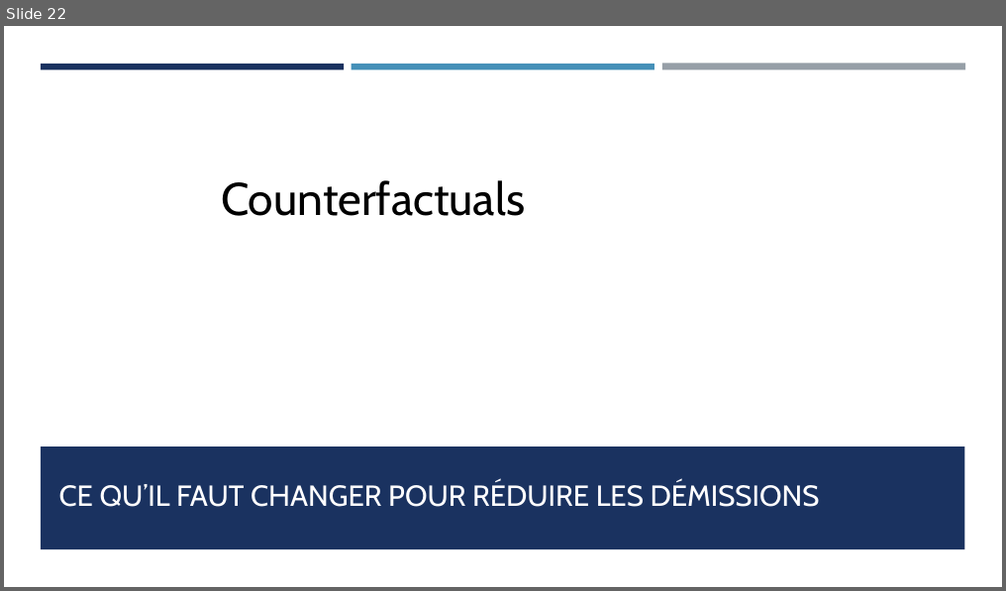
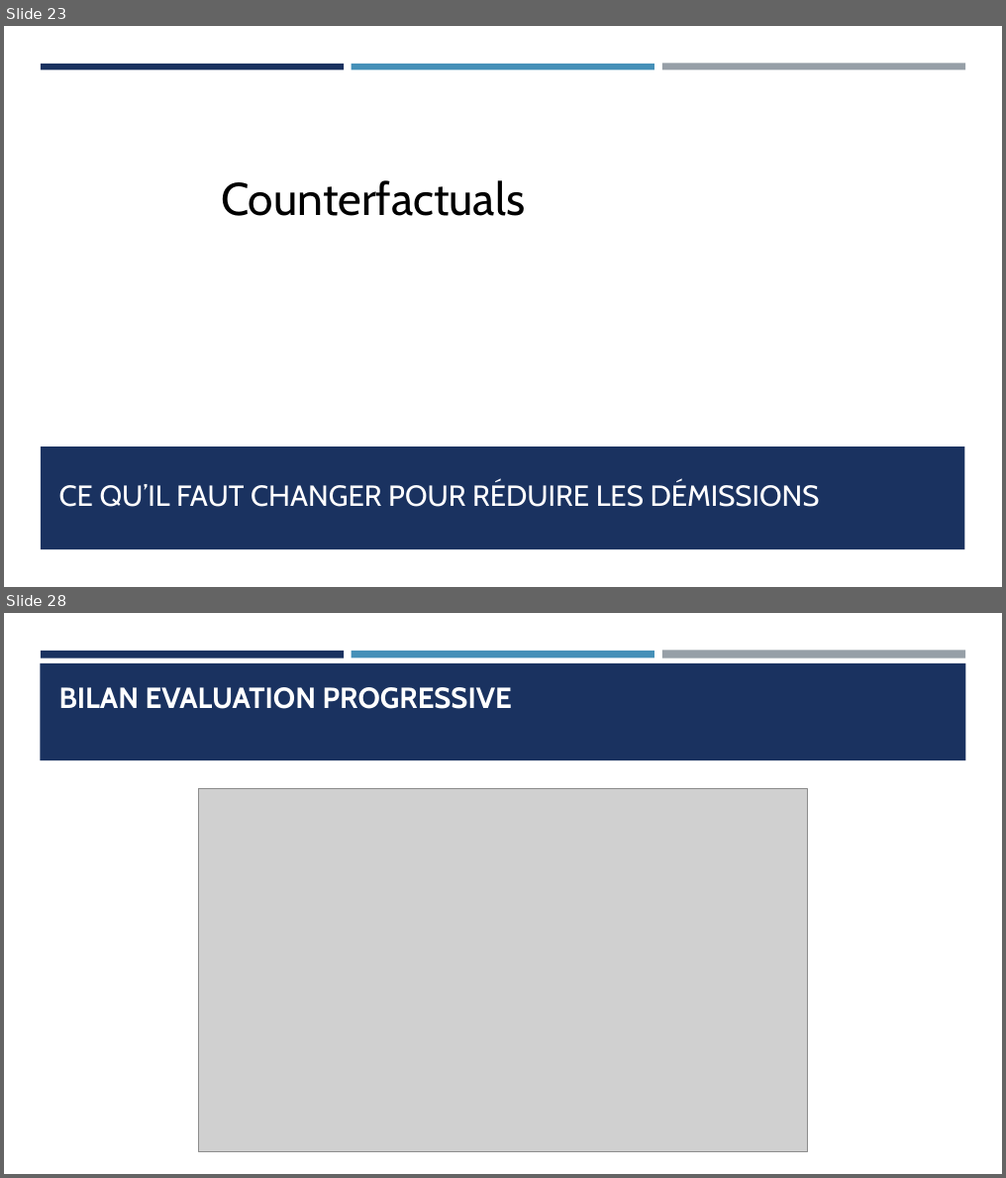
Before and after one commit to Ace4teaM/OCR-NovaTech, a slide deck: Presentation.pptx. Shown one above the other, each under a label of ours: slide 22 before the commit, slides 23 and 28 after it; the slides between them are not shown. The pictures are 1006x591 and 1006x1178 pixels, drawn with LibreOffice and Linux fonts; fonts in the diff are those of the drawing; grey boxes stand for pictures. Boxes give left, top, right and bottom in pixels: in the first picture for what was removed or moved away, otherwise in the second. Text is boxed around its words. In the diff, an @@ line names an element or a change of style, - is before the commit and + after.

```diff
--- a/Presentation.pptx
+++ b/Presentation.pptx
@@ slide 28 added at [4, 613, 1002, 1174], background #FFFFFF; not listed: 3 template elements that a slide beside it also shows @@
@@ rectangle added at [40, 663, 966, 761], fill #1A3260 @@
@@ title added at [59, 687, 512, 709], 28 pt, text #FFFFFF, bold @@
+BILAN EVALUATION PROGRESSIVE
@@ picture added at [199, 788, 807, 1152] @@
@@ what was slide 22 is now slide 23 @@
```
Also in this commit, not shown: 6 slides changed, 8 other slides added, 4 slides removed, 6 other files.
